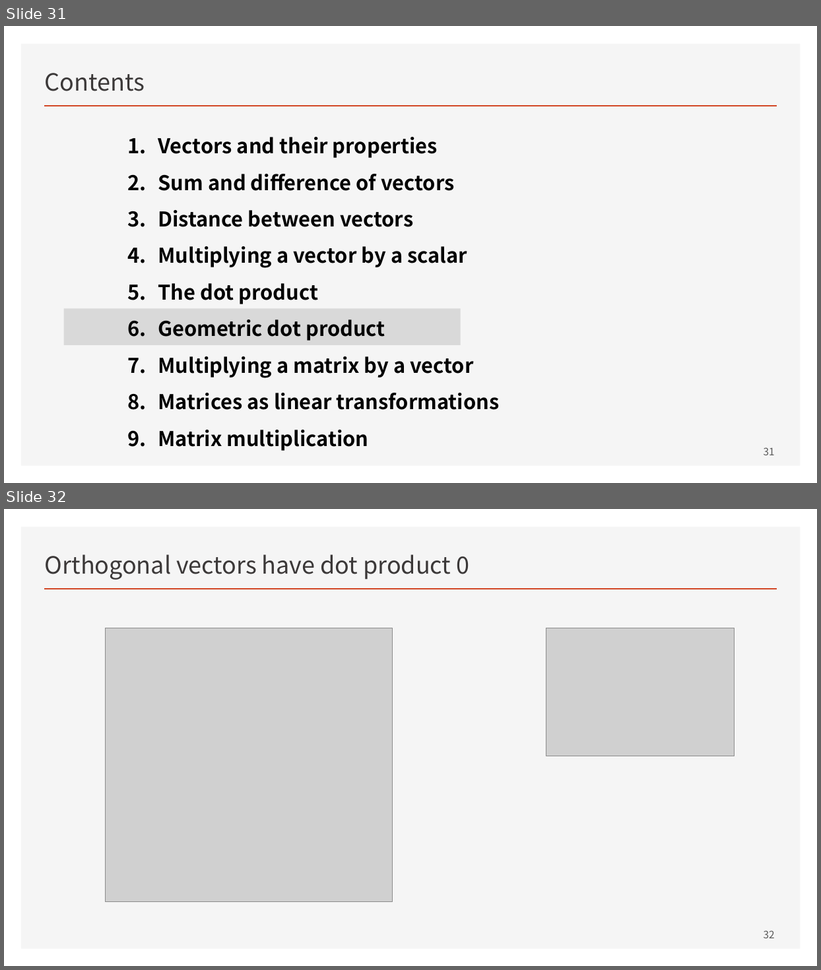
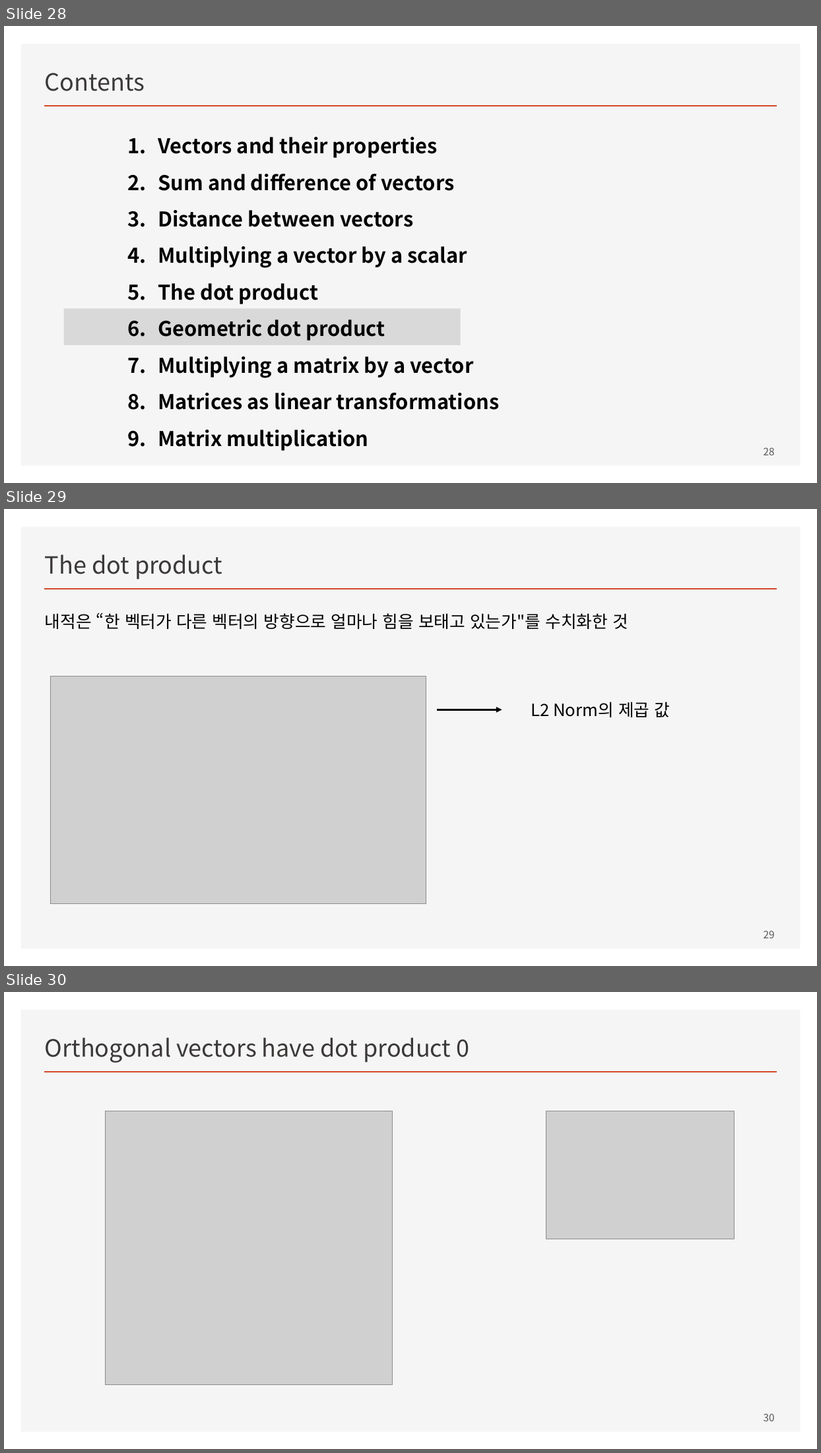
Before and after one commit to ancestor9/mathematics-for-machine-learning, a slide deck: w3_Vectors_and_Linear_Transformations.pptx. Shown one above the other, each under a label of ours: slides 31 and 32 before the commit, slides 28, 29 and 30 after it. The pictures are 821x970 and 821x1453 pixels, drawn with LibreOffice and Linux fonts; fonts in the diff are those of the drawing; grey boxes stand for pictures. Boxes give left, top, right and bottom in pixels: in the first picture for what was removed or moved away, otherwise in the second. Text is boxed around its words. In the diff, an @@ line names an element or a change of style, - is before the commit and + after.

```diff
--- a/w3_Vectors_and_Linear_Transformations.pptx
+++ b/w3_Vectors_and_Linear_Transformations.pptx
@@ slide 29 added at (x1=4, y1=509, x2=817, y2=966), background #FFFFFF; not listed: 2 template elements that a slide beside it also shows @@
@@ title added at (x1=45, y1=555, x2=222, y2=580), 28 pt, text #3B3838 @@
+The dot product
@@ text added at (x1=45, y1=613, x2=628, y2=629), 20 pt, text #000000 @@
+내적은 “한 벡터가 다른 벡터의 방향으로 얼마나 힘을 보태고 있는가"를 수치화한 것
@@ picture added at (x1=50, y1=676, x2=426, y2=904) @@
@@ text added at (x1=531, y1=702, x2=671, y2=718), 20 pt, text #000000 @@
+L2 Norm의 제곱 값
@@ arrow added from (437, 710) to (502, 710), #000000 2.25 pt @@
@@ page number added at (x1=764, y1=931, x2=775, y2=939), 12 pt, text #595959 @@
+29
@@ what was slide 31 is now slide 28 @@
@@ page number at (x1=764, y1=448, x2=775, y2=456): text changed @@
-31
+28
@@ what was slide 32 is now slide 30 @@
@@ page number at (x1=764, y1=1414, x2=775, y2=1422): text changed @@
-32
+30
```
Also in this commit, not shown: 5 slides changed, 3 slides removed.
